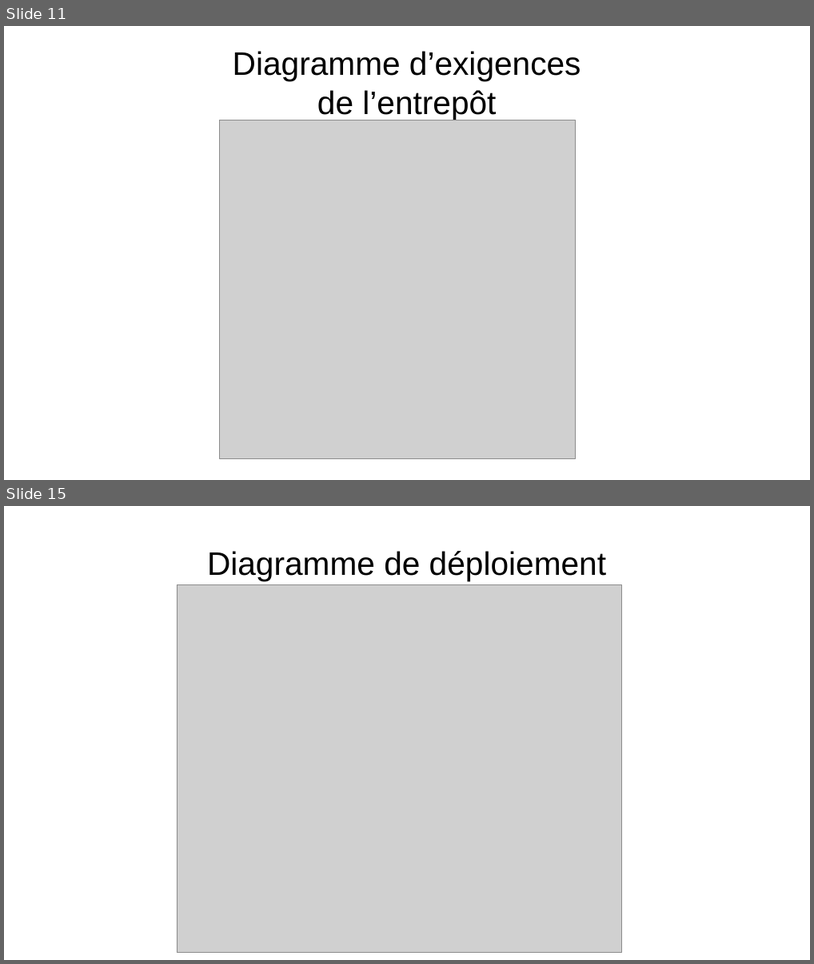
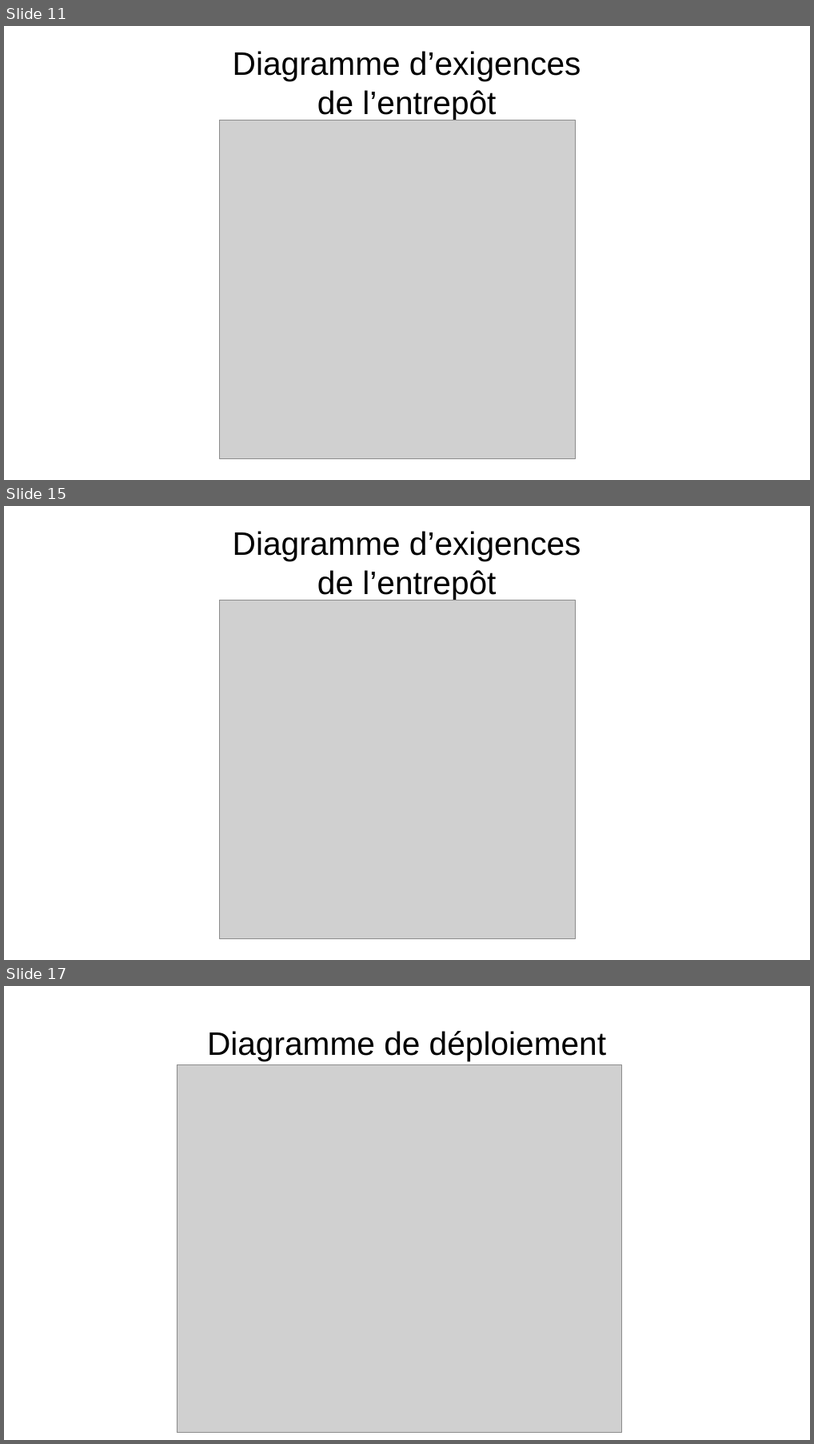
Before and after one commit to Gabin221/Tracking-BLE-documents, a slide deck: Revues/Revues1/presentation_yahya_andrea_gabin.odp. Shown one above the other, each under a label of ours: slides 11 and 15 before the commit, slides 11, 15 and 17 after it; the slides between them are not shown. The pictures are 814x964 and 814x1444 pixels, drawn with LibreOffice and Linux fonts; fonts in the diff are those of the drawing; grey boxes stand for pictures. Boxes give left, top, right and bottom in pixels: in the first picture for what was removed or moved away, otherwise in the second. Text is boxed around its words. In the diff, an @@ line names an element or a change of style, - is before the commit and + after.

```diff
--- a/Revues/Revues1/presentation_yahya_andrea_gabin.odp
+++ b/Revues/Revues1/presentation_yahya_andrea_gabin.odp
@@ slide 15 added at bbox=[4, 506, 810, 960], background #FFFFFF @@
@@ title added at bbox=[233, 531, 582, 600], 32 pt, text #000000 @@
+Diagramme d’exigences
+de l’entrepôt
@@ picture added at bbox=[220, 600, 575, 939] @@
@@ what was slide 15 is now slide 17 @@
```
Also in this commit, not shown: 3 slides changed, 1 other slide added, 4 other files.
